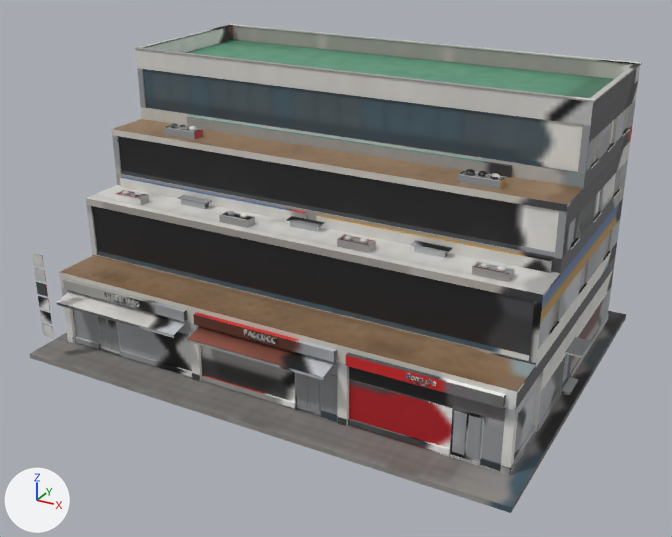
Before and after pictures for a commit that changed the FBX model cs2_ilsan/CS2Assets/IlsanTerracePark01/IlsanTerracePark01_LOD2.fbx.
Camera for both pictures: a 50 mm lens placed at (26.2, -48.2, 28.8), pointed at (0.4, -1.4, 5.3). Lighting does not change. The marker at lower left points along +X, +Y and +Z. The first picture is the older version. Where no turn or scale is listed for an object, it has been applied to the vertices.

Objects in the first picture: 'IlsanTerracePark01_LOD2'.
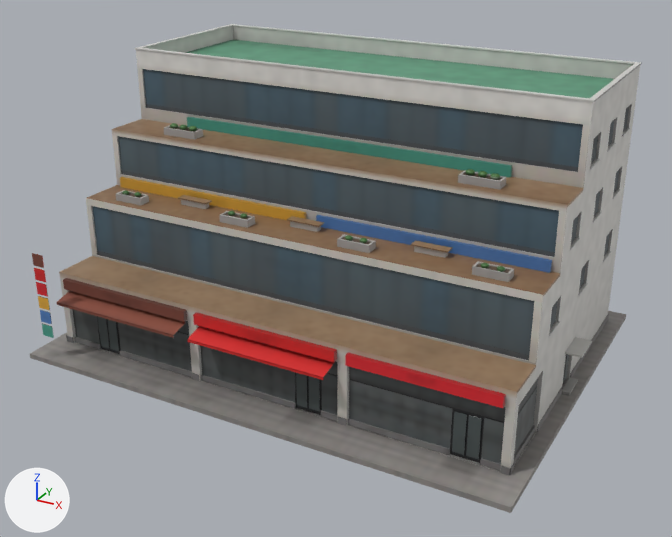
Where the change shows, as pixel boxes (x1, y1, x2, y2) in the pictures (672 x 537 px; the box of a moved part takes in the faces that stretch with it):
part 1 of me_ilsanterracepark01_lod2, deleted
    before: (103, 292, 436, 387)
part 2 of me_ilsanterracepark01_lod2, moved or reshaped
    both: (112, 132, 567, 212)
part 3 of me_ilsanterracepark01_lod2, surface changed
    both: (32, 24, 642, 513)

Edits to the bpy script that builds the scene:
```text
Change me_ilsanterracepark01_lod2:
    used by ob_ilsanterracepark01_lod2; location = (0.0, 0.0, 0.0)
    verts and faces of me_ilsanterracepark01_lod2; kept vertices keep their numbers, new ones are numbered from 14573
    before: 28 (-15.0, -3.5, 12.6) at pixel (111, 131), 29 (15.0, -3.5, 12.6) at pixel (567, 207), 14439 (-15.0, -3.5, 12.4) at pixel (112, 135), 14441 (15.0, -3.5, 12.4) at pixel (566, 212)
    remove me_ilsanterracepark01_lod2.from_pydata(...)  # 14573 vertices, 22069 faces; spans x -16.0..16.0, y -11.9..11.9, z -0.3..17.5
    add me_ilsanterracepark01_lod2.from_pydata(...)  # 3106 vertices, 4976 faces; spans x -16.0..16.0, y -11.9..11.9, z -0.3..17.5
    me_ilsanterracepark01_lod2 part 1: 72 loose pieces with 11467 vertices, spanning x -11.2..10.9, y -9.9..-9.8, z 4.1..4.6, are deleted
    me_ilsanterracepark01_lod2 part 2
    add delete_faces([(28, 14441, 29), (28, 14439, 14441)])
    add faces += [(29, 14439, 14441), (28, 14439, 29)]
    me_ilsanterracepark01_lod2 part 3: 4845 kept faces spanning x -16.0..16.0, y -11.9..11.9, z -0.3..17.5 get new texture (UV) coordinates
    other edits to the shape of me_ilsanterracepark01_lod2 do not show in these pictures
```
